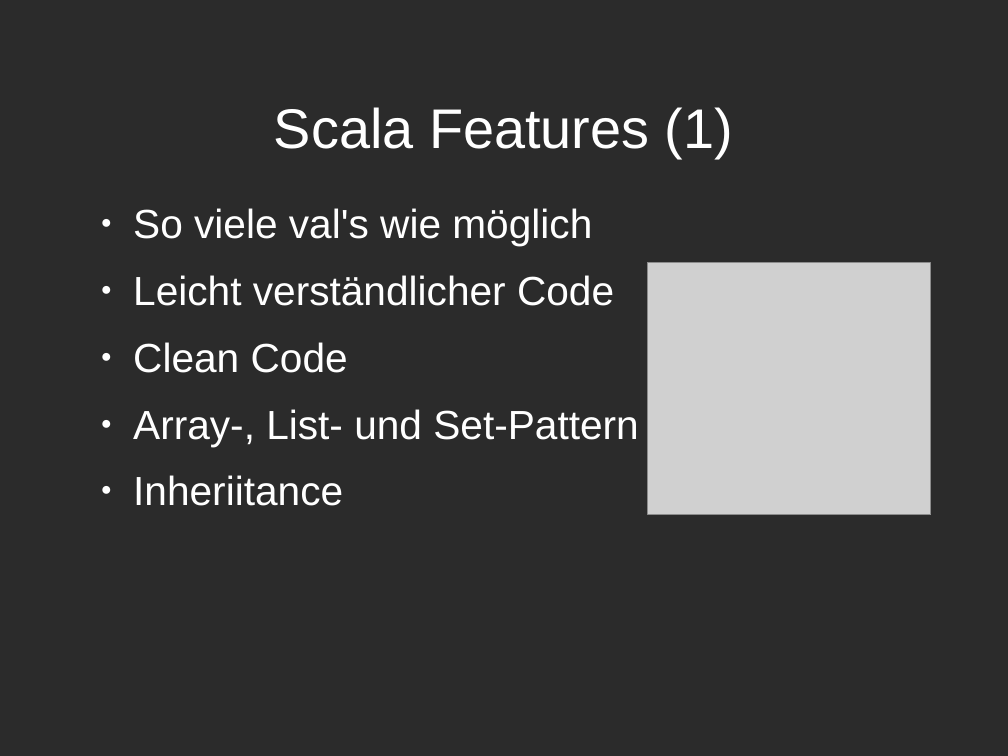
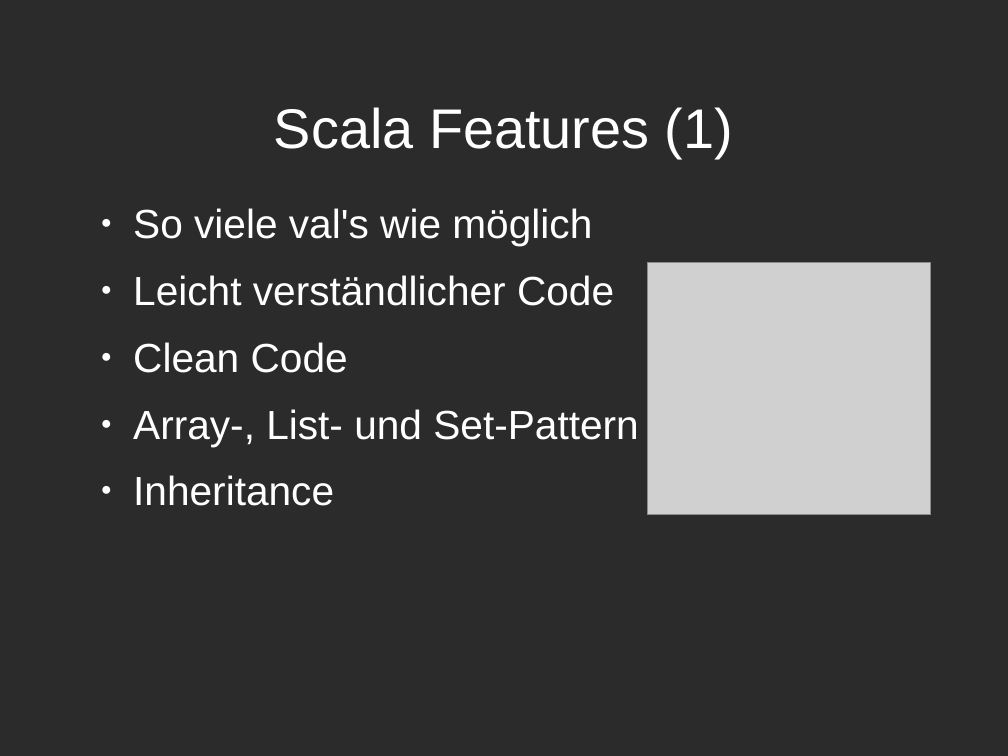
Before and after one commit to Jaykhum/dicewar, a slide deck: slide 10 of doc/Dicewars.odp (slide 7 before the commit). Drawn at 1008x756 pixels with LibreOffice and Linux fonts; fonts in the diff are those of the drawing; grey boxes stand for pictures; background and template pictures are left out; a plain dark background stands for a picture behind light text. Boxes give left, top, right and bottom in pixels: in the first picture for what was removed or moved away, otherwise in the second. Text is boxed around its words. In the diff, an @@ line names an element or a change of style, - is before the commit and + after.

```diff
--- a/doc/Dicewars.odp
+++ b/doc/Dicewars.odp
@@ text at <box>133,475,334,506</box>: text changed @@
-● Inheriitance
+● Inheritance
```
Also in this commit, not shown: 11 other slides changed, 4 slides added, 12 other files.
